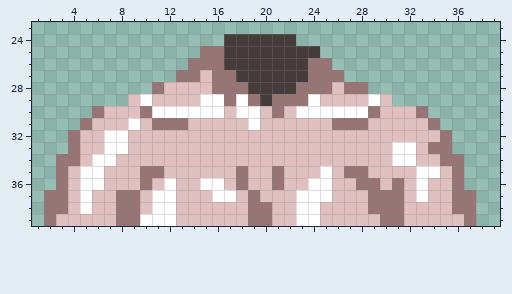
One commit to this pixel-art sprite: Assets/Core/Female/Neck.png. Above, as it was before the edit.
The file is 40x40 pixels. Shown: x 1..39, y 23..39.
New version:
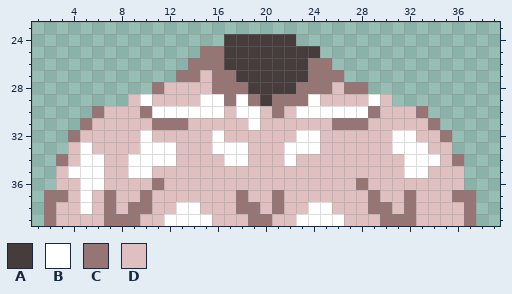
Palette (. is transparent): A #473c3c  B #ffffff  C #977575  D #dfbfbf
From old to new:
Colour B replaces colour C in row 35 at x 10.
Colour B replaces colour D in row 32 at x 10, 16, 23 to 24 and 31 to 32; in row 33 at x 5, 10 to 12, 16 to 18, 22 to 24 and 33; in row 34 at x 5, 9 to 12, 17 to 18, 22 and 33 to 34; in row 35 at x 4, 9 and 32; in row 38 at x 13 to 14 and 25; in row 39 at x 13 to 15 and 25 to 26.
Colour C replaces colour D in row 36 at x 11; in rows 37 to 38 at x 7, 10, 18, 21 and 32; in row 39 at x 7 and 32.
Colour D replaces colour B in row 31 at x 9; in rows 32 to 33 at x 7 to 8; in row 34 at x 7 and 31; in row 35 at x 25 and 34; in row 36 at x 12, 15 to 16, 24 to 25 and 33; in row 37 at x 11 to 12, 16 to 17, 23 to 25 and 33.
Colour D replaces colour B in row 38 at x 11 to 12 and 23; in row 39 at x 10 to 11.
Colour D replaces colour C in row 33 at x 4 and 34 to 35; in row 34 at x 4 and 35; in row 35 at x 3, 11, 18, 21, 27 to 28 and 36; in row 36 at x 3, 10, 18, 21, 29, 31 and 36; in row 37 at x 8 to 9, 19 and 30 to 31; in row 38 at x 3, 8, 20, 31 and 36.
Pixel boxes of the changes (left, top, right, bottom) in both pictures:
changed: (56, 118, 464, 226)
